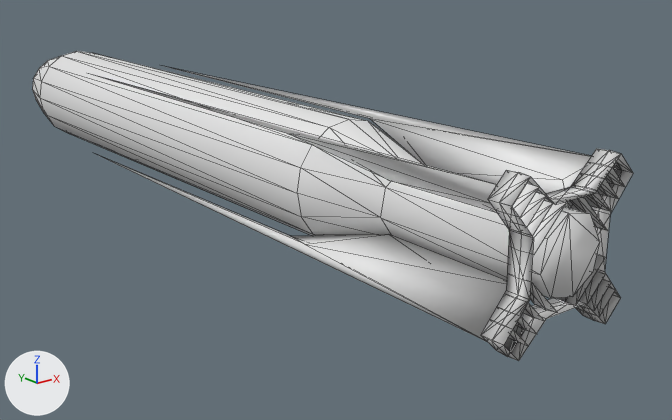
Renders of the OBJ model meshes/bomb_demolition.obj from each side of a commit.
The view is the same before and after, from a 50 mm lens placed at (-4.46, -7.05, 1.96), pointed at (0.73, -0.56, -0.63). The lights are fixed; the arrows at lower left show +X, +Y and +Z. Mesh edges are drawn as thin lines. Where no turn or scale is listed for an object, it has been applied to the vertices.

The older version as bpy lines, for what is in view:
```python
me_bomb_demolition = bpy.data.meshes.new('bomb_demolition')
me_bomb_demolition.from_pydata(...)  # 240 vertices, 364 faces; spans x -0.58..0.58, y -3.78..4.42, z -0.58..0.58
ob_bomb_demolition = bpy.data.objects.new('bomb_demolition', me_bomb_demolition)
ob_bomb_demolition.location = (0.0, 0.0, 0.0)
```
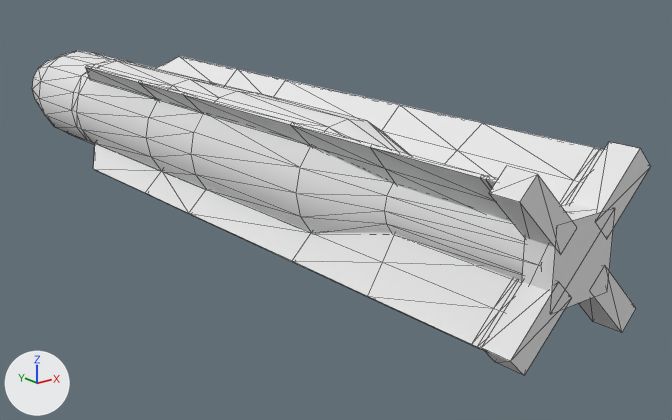
What differs and where, as boxes [x1, y1, x2, y2] in the pictures (672 x 420 px):
```json
{"object": "bomb_demolition", "change": "reshaped", "before": [33, 51, 633, 361], "after": [32, 51, 651, 376]}
{"part": 1, "of": "me_bomb_demolition", "change": "added", "after": [522, 203, 615, 314]}
{"part": 2, "of": "me_bomb_demolition", "change": "rebuilt", "before": [33, 51, 600, 299], "after": [32, 51, 525, 281]}
{"part": 3, "of": "me_bomb_demolition", "change": "rebuilt", "before": [91, 74, 497, 213], "after": [85, 65, 512, 222], "on screen": "13% taller"}
{"part": 4, "of": "me_bomb_demolition", "change": "rebuilt", "before": [94, 153, 507, 342], "after": [93, 143, 522, 351]}
{"part": 5, "of": "me_bomb_demolition", "change": "rebuilt", "before": [164, 66, 591, 208], "after": [157, 56, 604, 206]}
{"part": 6, "of": "me_bomb_demolition", "change": "deleted", "before": [508, 168, 625, 346]}
{"part": 7, "of": "me_bomb_demolition", "change": "cut back", "before": [481, 149, 633, 361], "after": [481, 142, 651, 376]}
```

Scene script edits in JSON lines:
```json
{"op": "add", "block": "mat_material_004", "code": ["mat_material_004 = principled_material('Material.004')", "mat_material_004.base_color = (0.8, 0.8, 0.8)  # white #e7e7e7", "mat_material_004.roughness = 1.0"]}
{"op": "add", "block": "mat_material", "code": ["mat_material = principled_material('Material')", "mat_material.base_color = (0.8, 0.8, 0.8)  # white #e7e7e7", "mat_material.roughness = 1.0"]}
{"op": "add", "block": "mat_material_020", "code": ["mat_material_020 = principled_material('Material.020')", "mat_material_020.base_color = (0.8, 0.8, 0.8)  # white #e7e7e7", "mat_material_020.roughness = 1.0"]}
{"block": "me_bomb_demolition", "where": "# used by ob_bomb_demolition; location = (0.0, 0.0, 0.0)"}
{"op": "remove", "block": "me_bomb_demolition", "code": "me_bomb_demolition.from_pydata(...)  # 240 vertices, 364 faces; spans x -0.58..0.58, y -3.78..4.42, z -0.58..0.58"}
{"op": "add", "block": "me_bomb_demolition", "code": "me_bomb_demolition.from_pydata(...)  # 408 vertices, 776 faces; spans x -0.62..0.62, y -3.86..4.42, z -0.62..0.62"}
{"block": "me_bomb_demolition", "change": "me_bomb_demolition part 1: a new loose piece, a box spanning x -0.28..0.28, y -3.86..-3.63, z -0.28..0.28, in mat_material (white #e7e7e7)"}
{"block": "me_bomb_demolition", "change": "me_bomb_demolition part 2: the loose piece of 68 vertices spanning x -0.5..0.5, y -3.77..4.42, z -0.5..0.5 is rebuilt with 176 vertices and now spans x -0.5..0.5, y -3.76..4.42, z -0.5..0.5"}
{"block": "me_bomb_demolition", "change": "me_bomb_demolition part 3: the loose piece of 7 vertices spanning x -0.5..-0.2, y -3.58..2.15, z 0.2..0.5 is rebuilt with 48 vertices and now spans x -0.55..-0.12, y -3.65..2.23, z 0.12..0.55"}
{"block": "me_bomb_demolition", "change": "me_bomb_demolition part 4: the loose piece of 7 vertices spanning x -0.5..-0.2, y -3.58..2.15, z -0.5..-0.2 is rebuilt with 48 vertices and now spans x -0.55..-0.12, y -3.65..2.23, z -0.55..-0.12"}
{"block": "me_bomb_demolition", "change": "me_bomb_demolition part 5: the loose piece of 7 vertices spanning x 0.2..0.5, y -3.58..2.15, z 0.2..0.5 is rebuilt with 48 vertices and now spans x 0.12..0.55, y -3.65..2.23, z 0.12..0.55"}
{"block": "me_bomb_demolition", "change": "me_bomb_demolition part 6: 16 loose pieces with 96 vertices, spanning x -0.51..0.51, y -3.78..-3.58, z -0.51..0.51, are deleted"}
{"block": "me_bomb_demolition", "change": "me_bomb_demolition part 7"}
{"block": "me_bomb_demolition", "change": "48 vertices are removed from x -0.58..0.58, y -3.77..-3.59, z -0.58..0.58"}
{"block": "me_bomb_demolition", "change": "96 faces are deleted"}
{"block": "me_bomb_demolition", "change": "16 vertices are added at x -0.62..0.62, y -3.86, z -0.62..0.62"}
{"block": "me_bomb_demolition", "change": "16 new vertices lie (0.0, 0.22, 0.0) away from vertices in x -0.62..0.62, y -3.86, z -0.62..0.62"}
{"block": "me_bomb_demolition", "change": "48 new faces join them, mat_material (white #e7e7e7)"}
{"block": "me_bomb_demolition", "change": "me_bomb_demolition part 8: the surface is now shaded flat"}
{"op": "add", "block": "me_bomb_demolition", "code": "me_bomb_demolition.materials.append(mat_material_020)  # white #e7e7e7"}
{"op": "add", "block": "me_bomb_demolition", "code": "me_bomb_demolition.materials.append(mat_material_004)  # white #e7e7e7"}
{"op": "add", "block": "me_bomb_demolition", "code": "me_bomb_demolition.materials.append(mat_material)  # white #e7e7e7"}
```
